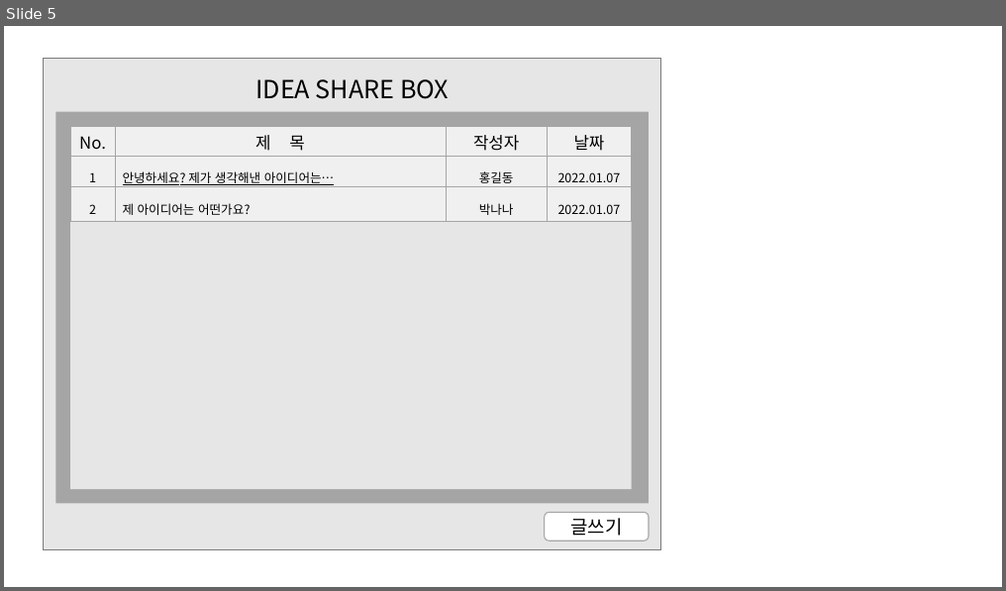
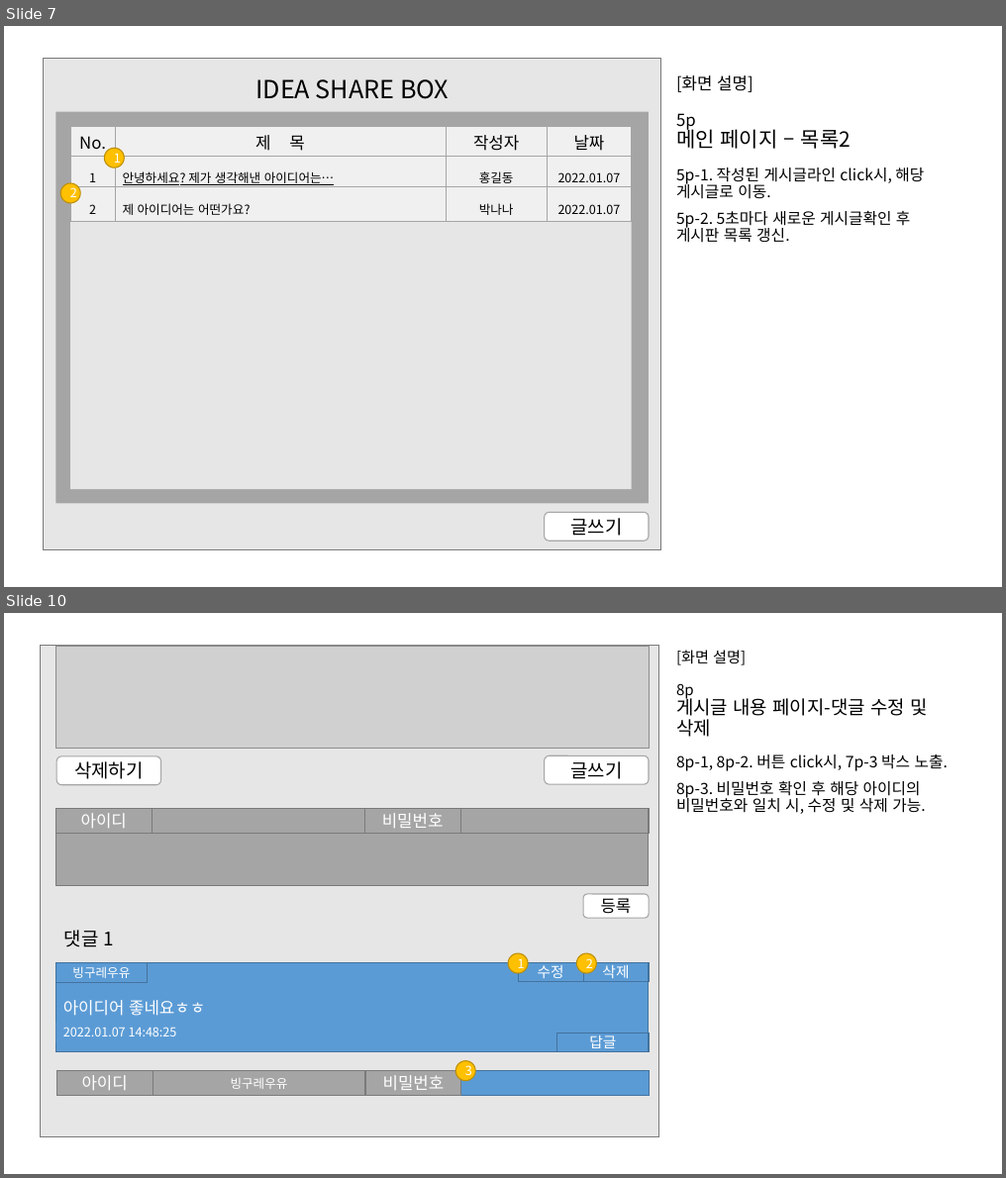
Before and after one commit to jwsimhj97/Fullstack, a slide deck: 소켓통신_심현정.pptx. Shown one above the other, each under a label of ours: slide 5 before the commit, slides 7 and 10 after it; the slides between them are not shown. The pictures are 1006x591 and 1006x1178 pixels, drawn with LibreOffice and Linux fonts; fonts in the diff are those of the drawing; grey boxes stand for pictures. Boxes give left, top, right and bottom in pixels: in the first picture for what was removed or moved away, otherwise in the second. Text is boxed around its words. In the diff, an @@ line names an element or a change of style, - is before the commit and + after.

```diff
--- a/소켓통신_심현정.pptx
+++ b/소켓통신_심현정.pptx
@@ slide 10 added at <box>4,613,1002,1174</box>, background #FFFFFF @@
@@ rectangle added at <box>41,646,659,1137</box>, fill #E7E6E6, outline #7A7A7A 1 pt @@
@@ picture added at <box>55,646,648,748</box> @@
@@ title added at <box>676,650,927,737</box>, 18 pt, text #000000 @@
+[화면 설명]
+8p
+게시글 내용 페이지-댓글 수정 및 삭제
@@ rounded rectangle added at <box>56,757,160,785</box>, fill #FFFFFF, outline #A5A5A5 1 pt, 18 pt, text #000000 @@
+삭제하기
@@ rounded rectangle added at <box>545,756,648,784</box>, fill #FFFFFF, outline #A5A5A5 1 pt, 18 pt, text #000000 @@
+글쓰기
@@ text added at <box>676,755,947,814</box>, 15 pt, text #000000 @@
+8p-1, 8p-2. 버튼 click시, 7p-3 박스 노출.
+8p-3. 비밀번호 확인 후 해당 아이디의 비밀번호와 일치 시, 수정 및 삭제 가능.
@@ rectangle added at <box>55,808,648,886</box>, fill #A5A5A5, outline #7A7A7A 1 pt @@
@@ group added at <box>55,808,648,834</box>: 4 rectangles @@
+비밀번호
+아이디
@@ rectangle added at <box>56,844,447,866</box>, fill #A5A5A5 at 50% opacity @@
@@ rounded rectangle added at <box>583,894,648,919</box>, fill #FFFFFF, outline #A5A5A5 1 pt, 16 pt, text #000000 @@
+등록
@@ text added at <box>64,930,114,948</box>, 18 pt, text #000000 @@
+댓글 1
@@ rectangle added at <box>55,962,648,1053</box>, fill #5B9BD5, outline #43739E 1 pt @@
@@ rectangle added at <box>55,962,147,983</box>, fill #5B9BD5, outline #43739E 1 pt, 12 pt, text #FFFFFF @@
+빙구레우유
@@ ellipse added at <box>508,954,528,973</box>, fill #FFC000, outline #BD8E00 1 pt, 12 pt, text #FFFFFF @@
+1
@@ rectangle added at <box>519,962,583,982</box>, fill #5B9BD5, outline #43739E 1 pt, 14 pt, text #FFFFFF @@
+수정
@@ ellipse added at <box>576,954,596,973</box>, fill #FFC000, outline #BD8E00 1 pt, 12 pt, text #FFFFFF @@
+2
@@ rectangle added at <box>583,962,648,982</box>, fill #5B9BD5, outline #43739E 1 pt, 14 pt, text #FFFFFF @@
+삭제
@@ text added at <box>63,1027,177,1037</box>, 12 pt, text #FFFFFF @@
+2022.01.07 14:48:25
@@ text added at <box>63,1000,205,1016</box>, 16 pt, text #FFFFFF @@
+아이디어 좋네요ㅎㅎ
@@ rectangle added at <box>557,1033,648,1053</box>, fill #5B9BD5, outline #43739E 1 pt, 14 pt, text #FFFFFF @@
+답글
@@ group added at <box>56,1071,649,1096</box>: 4 rectangles @@
+빙구레우유
+비밀번호
+아이디
@@ ellipse added at <box>455,1061,475,1081</box>, fill #FFC000, outline #BD8E00 1 pt, 12 pt, text #FFFFFF @@
+3
@@ what was slide 5 is now slide 7 @@
@@ slide 7 changed as well @@
@@ title added at <box>676,76,850,149</box>, 20 pt, text #000000 @@
+[화면 설명]
+5p
+메인 페이지 – 목록2
@@ ellipse added at <box>104,148,124,168</box>, fill #FFC000, outline #BD8E00 1 pt, 12 pt, text #FFFFFF @@
+1
@@ text added at <box>676,168,924,243</box>, 15 pt, text #000000 @@
+5p-1. 작성된 게시글라인 click시, 해당 게시글로 이동.
+5p-2. 5초마다 새로운 게시글확인 후 게시판 목록 갱신.
@@ ellipse added at <box>60,183,80,202</box>, fill #FFC000, outline #BD8E00 1 pt, 12 pt, text #FFFFFF @@
+2
```
Also in this commit, not shown: 8 other slides changed, 3 other slides added, 2 slides removed, 24 other files.
